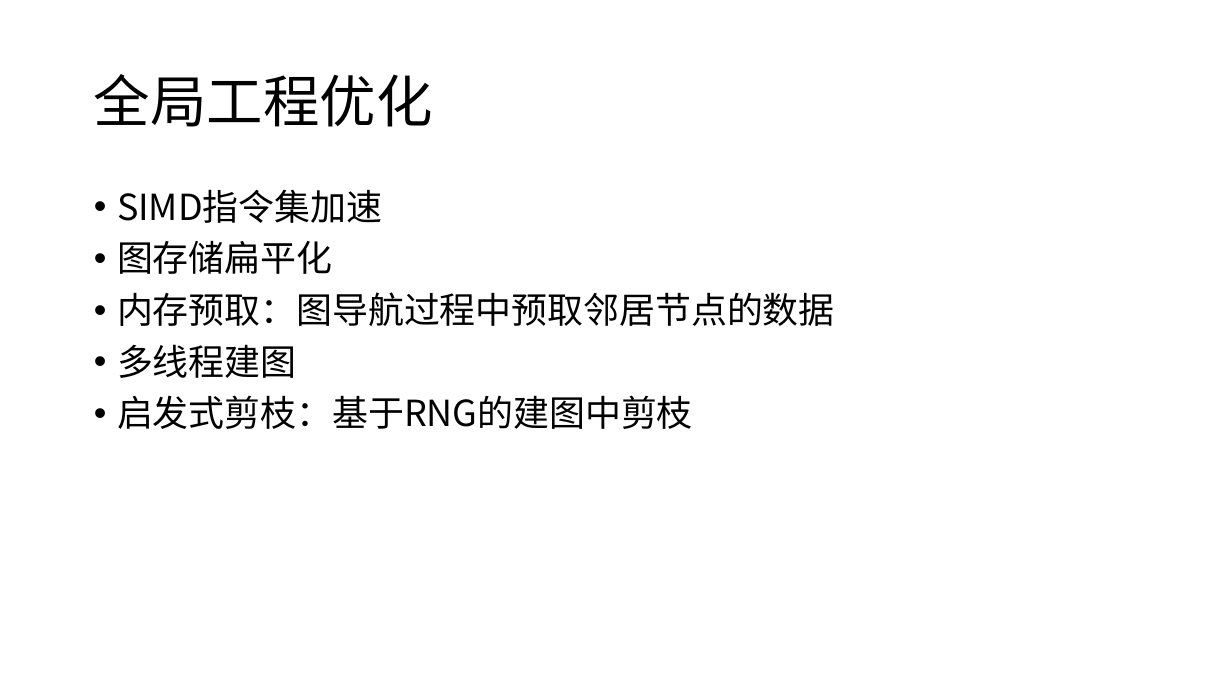
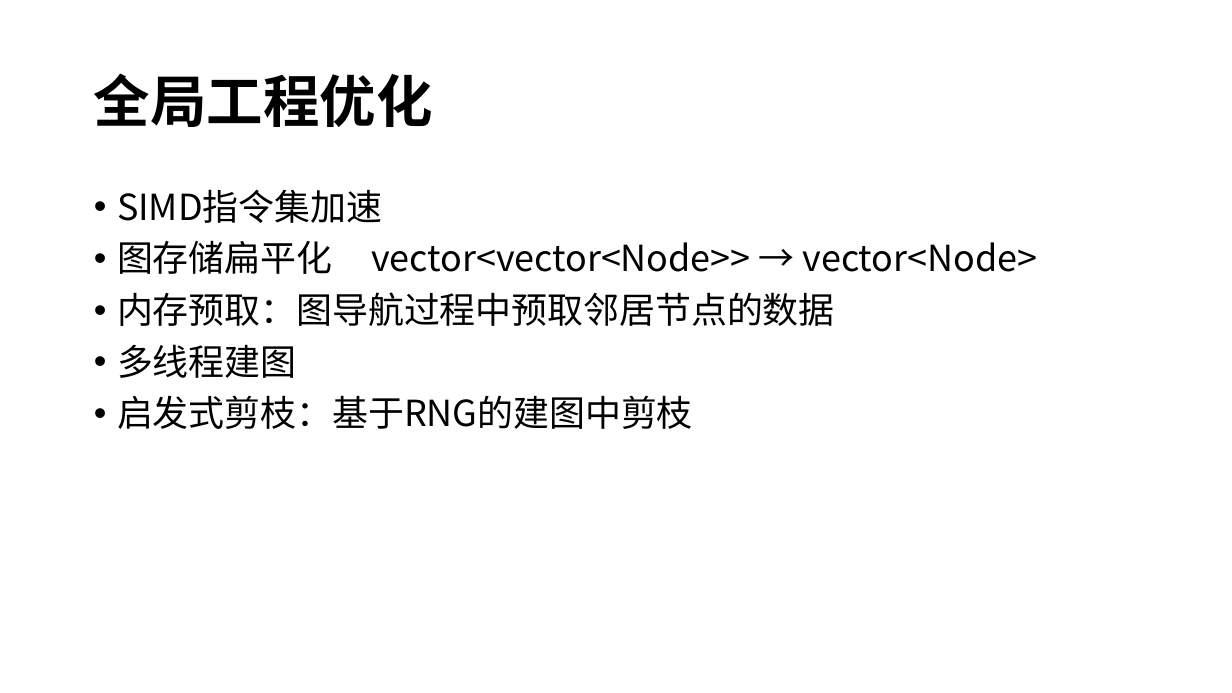
Before and after one commit to ray847/ANNS, a slide deck: slide 8 of doc/基于TunableHNSW的高性能向量搜索研究.pptx (slide 5 before the commit). Drawn at 1232x693 pixels with LibreOffice and Linux fonts; fonts in the diff are those of the drawing. Boxes give left, top, right and bottom in pixels: in the first picture for what was removed or moved away, otherwise in the second. Text is boxed around its words. In the diff, an @@ line names an element or a change of style, - is before the commit and + after.

```diff
--- a/doc/基于TunableHNSW的高性能向量搜索研究.pptx
+++ b/doc/基于TunableHNSW的高性能向量搜索研究.pptx
@@ title "全局工程优化" at box(94, 73, 433, 127): bold on @@
@@ text at box(117, 240, 1038, 274): text changed @@
-• 图存储扁平化
+• 图存储扁平化 vector<vector<Node>> → vector<Node>
```
Also in this commit, not shown: 10 other slides changed, 6 slides added, 11 other files.
